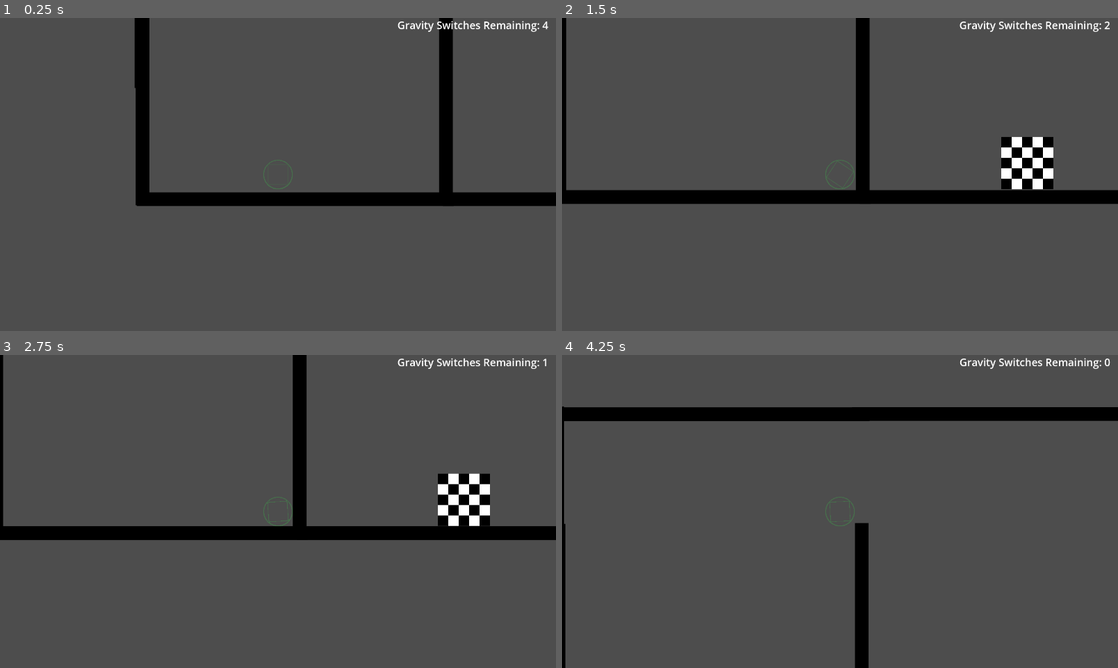
Above: before the commit, frames 1-4 (two rows, left to right).
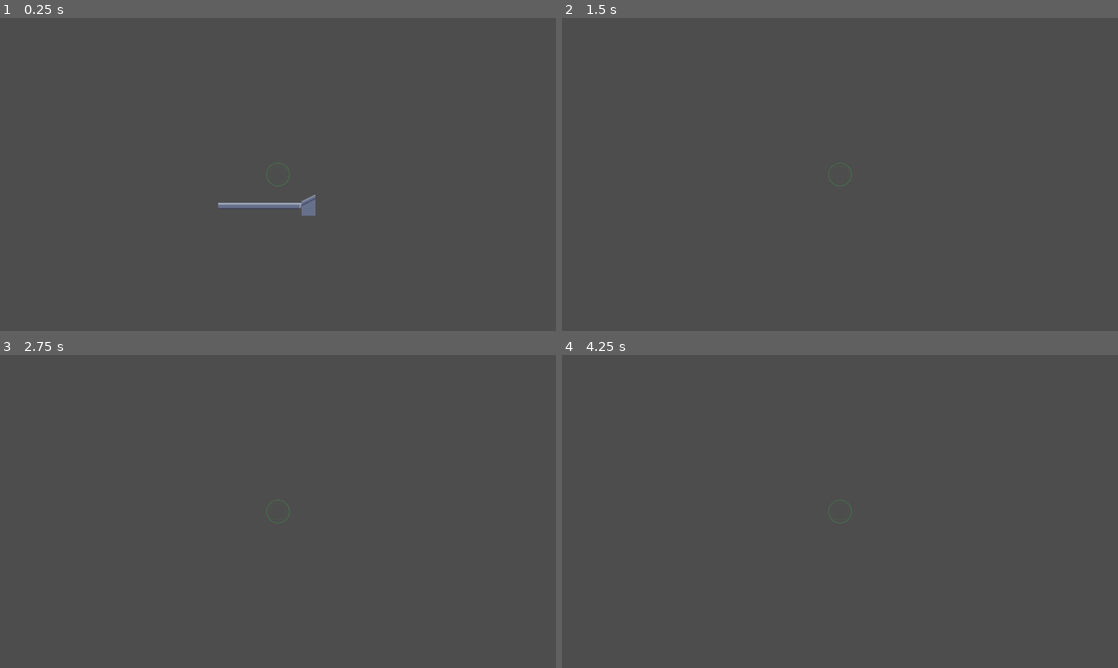
Above: after the commit, the same moments.

Repository: ZiaByers/GravityGame
Game: Godot game, scene res://scenes/levels/level.tscn
Same seed, same stepped clock (60 frames per second), same inputs: the game is played once before the commit and once after it.
Inputs:
- Up to frame 1 (0.25 s): no input
- Up to frame 2 (1.5 s): hold Right (right) 0.53-1.28 s; hold Down (down) from 1.28 s (still down)
- Up to frame 3 (2.75 s): release Down (down) at 2.03 s; hold Right (right) from 2.03 s (still down)
- Up to frame 4 (4.25 s): tap Enter at 2.75 s; release Right (right) at 2.78 s; hold Up (up) 2.78-3.53 s; hold Left (left) from 3.53 s (still down)

The runs differ from the first frame. In frame 1, 6.6% of the frame differs, in the area x 24-100%, y 0-64%; in frame 2, 8.2%, in the area x 0-100%, y 0-60%; in frame 3, 8.1%; in frame 4, 6.4%.

Commit message:
begin work with tileset

Diff:
--- a/scenes/gravity_field/gravity_field.gd
+++ b/scenes/gravity_field/gravity_field.gd
@@ -10,7 +10,6 @@
 
 
 func _ready():
-	gravity = 1860
 	gravity_space_override = SPACE_OVERRIDE_REPLACE
 
 
--- a/scenes/levels/level.tscn
+++ b/scenes/levels/level.tscn
@@ -2,9 +2,9 @@
 
 [ext_resource type="Script" path="res://scenes/levels/level.gd" id="1_j53r1"]
 [ext_resource type="PackedScene" uid="uid://dn56l4ua8orty" path="res://scenes/player/player.tscn" id="1_wnrqu"]
-[ext_resource type="PackedScene" uid="uid://nowr724u1xj2" path="res://scenes/platforms/platform.tscn" id="2_ije4x"]
 [ext_resource type="PackedScene" uid="uid://brjt5w0kmp2p4" path="res://scenes/gravity_field.tscn" id="3_60wil"]
 [ext_resource type="PackedScene" uid="uid://d20suj5y8a105" path="res://scenes/goal/goal.tscn" id="5_7pxc4"]
+[ext_resource type="PackedScene" uid="uid://dhw1y41762dsb" path="res://scenes/platforms/platform_tiles.tscn" id="5_daqcc"]
 
 [sub_resource type="LabelSettings" id="LabelSettings_ofi2e"]
 font_size = 48
@@ -15,44 +15,8 @@
 [node name="Gravity Field" parent="." instance=ExtResource("3_60wil")]
 visible = false
 
-[node name="Platform" parent="." instance=ExtResource("2_ije4x")]
-position = Vector2(805, 472)
-
-[node name="Platform3" parent="." instance=ExtResource("2_ije4x")]
-position = Vector2(1498, -234)
-rotation = 1.5708
-
-[node name="Platform4" parent="." instance=ExtResource("2_ije4x")]
-position = Vector2(2215, 472)
-
 [node name="Goal" parent="." instance=ExtResource("5_7pxc4")]
 position = Vector2(2255, 317)
-
-[node name="Platform2" parent="." instance=ExtResource("2_ije4x")]
-position = Vector2(804, -1465)
-
-[node name="Platform5" parent="." instance=ExtResource("2_ije4x")]
-position = Vector2(2184, -1466)
-
-[node name="Platform6" parent="." instance=ExtResource("2_ije4x")]
-position = Vector2(101, -230)
-rotation = 1.5708
-
-[node name="Platform7" parent="." instance=ExtResource("2_ije4x")]
-position = Vector2(96, -770)
-rotation = 1.5708
-
-[node name="Platform8" parent="." instance=ExtResource("2_ije4x")]
-position = Vector2(2919, -254)
-rotation = 1.5708
-
-[node name="Platform9" parent="." instance=ExtResource("2_ije4x")]
-position = Vector2(2919, -766)
-rotation = 1.5708
-
-[node name="Platform10" parent="." instance=ExtResource("2_ije4x")]
-position = Vector2(1732, 1264)
-rotation = -3.14159
 
 [node name="GravSwitchCounter" type="Label" parent="."]
 offset_right = 62.0
@@ -62,5 +26,8 @@
 [node name="Player" parent="." instance=ExtResource("1_wnrqu")]
 position = Vector2(725, 308)
 
+[node name="PlatformTiles" parent="." instance=ExtResource("5_daqcc")]
+layer_0/tile_data = PackedInt32Array(1507369, 262144, 5, 1507370, 262144, 5, 1507371, 262144, 5, 1507372, 262144, 5, 1507373, 262144, 5, 1507374, 327680, 5, 1441839, 262144, 8, 1507375, 262144, 9)
+
 [connection signal="grav_change" from="Gravity Field" to="." method="_on_gravity_field_grav_change"]
 [connection signal="you_win" from="Goal" to="." method="_on_goal_you_win"]
--- /dev/null
+++ b/scenes/platforms/platform_tiles.tscn
@@ -0,0 +1,155 @@
+[gd_scene load_steps=4 format=3 uid="uid://dhw1y41762dsb"]
+
+[ext_resource type="Texture2D" uid="uid://c4hnou4smcq0" path="res://graphics/Blockworld_Tileset.png" id="1_brrj8"]
+
+[sub_resource type="TileSetAtlasSource" id="TileSetAtlasSource_drqjl"]
+texture = ExtResource("1_brrj8")
+0:0/0 = 0
+1:0/0 = 0
+2:0/0 = 0
+3:0/0 = 0
+4:0/0 = 0
+5:0/0 = 0
+6:0/0 = 0
+7:0/0 = 0
+8:0/0 = 0
+9:0/0 = 0
+10:0/0 = 0
+11:0/0 = 0
+0:1/0 = 0
+1:1/0 = 0
+2:1/0 = 0
+3:1/0 = 0
+5:1/0 = 0
+6:1/0 = 0
+7:1/0 = 0
+8:1/0 = 0
+9:1/0 = 0
+10:1/0 = 0
+11:1/0 = 0
+0:2/0 = 0
+1:2/0 = 0
+2:2/0 = 0
+3:2/0 = 0
+4:2/0 = 0
+5:2/0 = 0
+6:2/0 = 0
+7:2/0 = 0
+8:2/0 = 0
+9:2/0 = 0
+10:2/0 = 0
+11:2/0 = 0
+0:3/0 = 0
+1:3/0 = 0
+2:3/0 = 0
+3:3/0 = 0
+4:3/0 = 0
+6:3/0 = 0
+7:3/0 = 0
+8:3/0 = 0
+9:3/0 = 0
+10:3/0 = 0
+11:3/0 = 0
+0:4/0 = 0
+1:4/0 = 0
+2:4/0 = 0
+3:4/0 = 0
+4:4/0 = 0
+5:4/0 = 0
+6:4/0 = 0
+7:4/0 = 0
+8:4/0 = 0
+9:4/0 = 0
+10:4/0 = 0
+11:4/0 = 0
+0:5/0 = 0
+1:5/0 = 0
+2:5/0 = 0
+3:5/0 = 0
+4:5/0 = 0
+5:5/0 = 0
+6:5/0 = 0
+7:5/0 = 0
+8:5/0 = 0
+9:5/0 = 0
+10:5/0 = 0
+11:5/0 = 0
+0:6/0 = 0
+1:6/0 = 0
+2:6/0 = 0
+3:6/0 = 0
+4:6/0 = 0
+5:6/0 = 0
+6:6/0 = 0
+7:6/0 = 0
+8:6/0 = 0
+9:6/0 = 0
+10:6/0 = 0
+11:6/0 = 0
+0:7/0 = 0
+1:7/0 = 0
+2:7/0 = 0
+3:7/0 = 0
+4:7/0 = 0
+5:7/0 = 0
+6:7/0 = 0
+7:7/0 = 0
+8:7/0 = 0
+9:7/0 = 0
+10:7/0 = 0
+11:7/0 = 0
+0:8/0 = 0
+1:8/0 = 0
+2:8/0 = 0
+3:8/0 = 0
+4:8/0 = 0
+5:8/0 = 0
+6:8/0 = 0
+7:8/0 = 0
+8:8/0 = 0
+9:8/0 = 0
+10:8/0 = 0
+11:8/0 = 0
+0:9/0 = 0
+1:9/0 = 0
+2:9/0 = 0
+3:9/0 = 0
+4:9/0 = 0
+5:9/0 = 0
+6:9/0 = 0
+7:9/0 = 0
+8:9/0 = 0
+9:9/0 = 0
+10:9/0 = 0
+11:9/0 = 0
+0:10/0 = 0
+1:10/0 = 0
+2:10/0 = 0
+3:10/0 = 0
+4:10/0 = 0
+5:10/0 = 0
+6:10/0 = 0
+7:10/0 = 0
+8:10/0 = 0
+9:10/0 = 0
+10:10/0 = 0
+11:10/0 = 0
+0:11/0 = 0
+1:11/0 = 0
+2:11/0 = 0
+3:11/0 = 0
+4:11/0 = 0
+5:11/0 = 0
+6:11/0 = 0
+7:11/0 = 0
+8:11/0 = 0
+9:11/0 = 0
+10:11/0 = 0
+11:11/0 = 0
+
+[sub_resource type="TileSet" id="TileSet_0vbgc"]
+sources/0 = SubResource("TileSetAtlasSource_drqjl")
+
+[node name="PlatformTiles" type="TileMap"]
+tile_set = SubResource("TileSet_0vbgc")
+format = 2
--- a/scenes/player/player.tscn
+++ b/scenes/player/player.tscn
@@ -14,12 +14,13 @@
 script = ExtResource("1_63fyf")
 
 [node name="Sprite2D" type="Sprite2D" parent="."]
-scale = Vector2(0.15, 0.15)
+scale = Vector2(0.03, 0.03)
 texture = ExtResource("2_yd4nj")
 
 [node name="CollisionShape2D" type="CollisionShape2D" parent="."]
+scale = Vector2(0.2, 0.2)
 shape = SubResource("CircleShape2D_m30dq")
 
 [node name="PlayerCam" type="Camera2D" parent="."]
 unique_name_in_owner = true
-zoom = Vector2(0.5, 0.5)
+zoom = Vector2(2, 2)
Binary file added: graphics/Blockworld_Tileset.png
Not shown, added: graphics/Blockworld_Tileset.png.import
